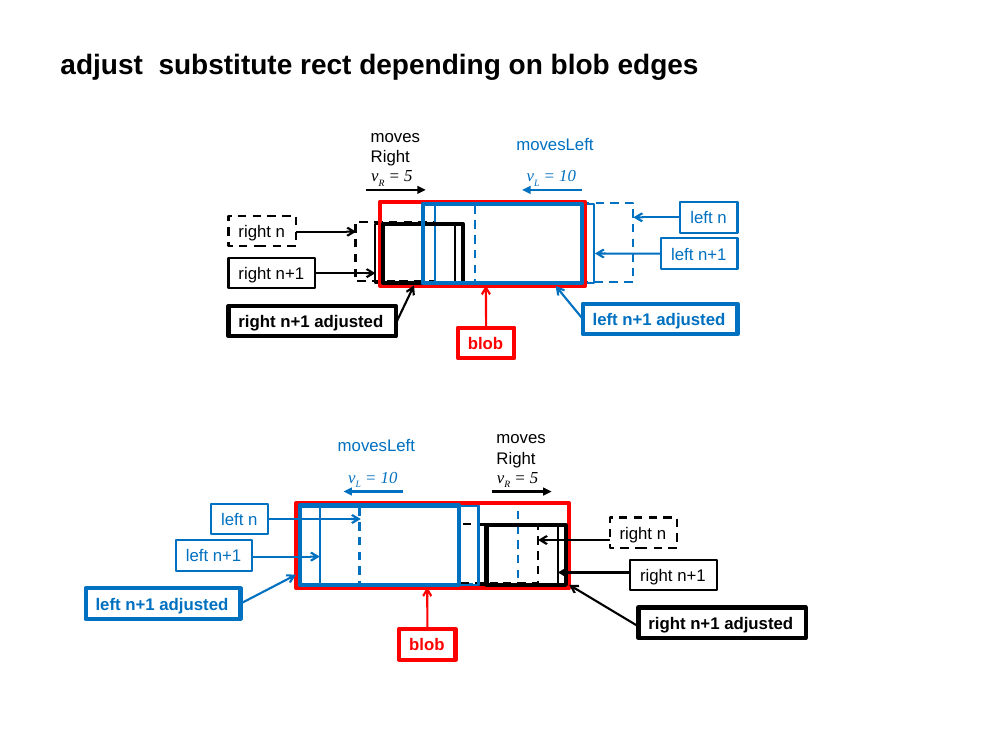
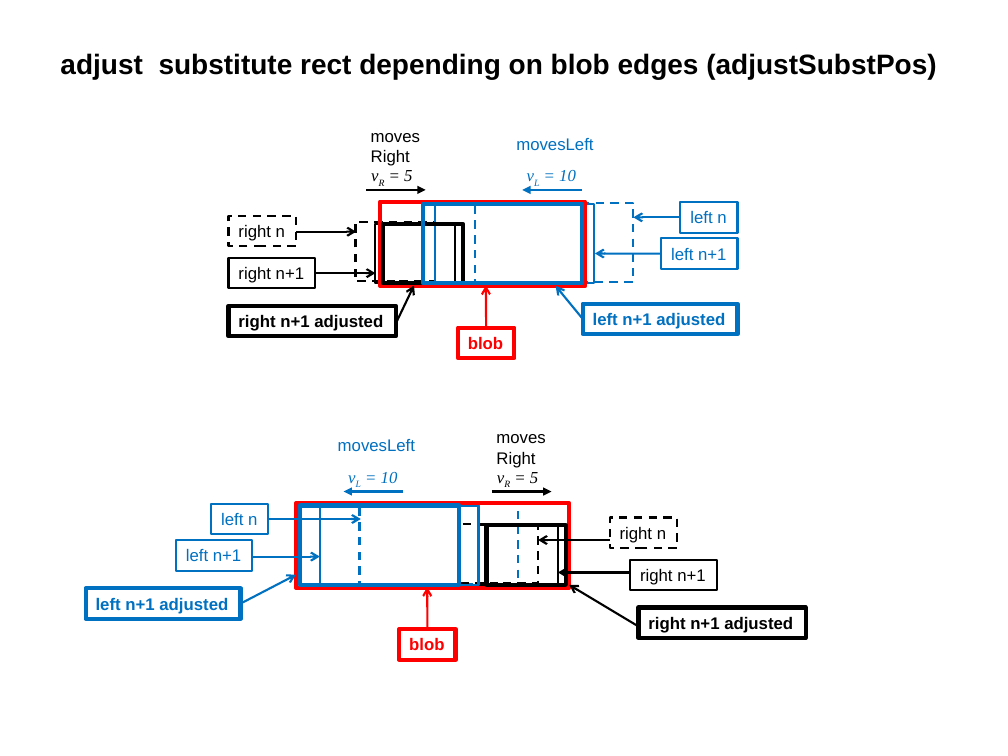
Before and after one commit to HwyToHell/video-dev, a slide deck: slide 2 of utilities/occlusion.pptx. Drawn at 1008x756 pixels with LibreOffice and Linux fonts; fonts in the diff are those of the drawing. Boxes give left, top, right and bottom in pixels: in the first picture for what was removed or moved away, otherwise in the second. Text is boxed around its words. In the diff, an @@ line names an element or a change of style, - is before the commit and + after.

```diff
--- a/utilities/occlusion.pptx
+++ b/utilities/occlusion.pptx
@@ title at <box>60,53,936,79</box>: text changed @@
-adjust substitute rect depending on blob edges
+adjust substitute rect depending on blob edges (adjustSubstPos)
```
Also in this commit, not shown: 5 other files.
